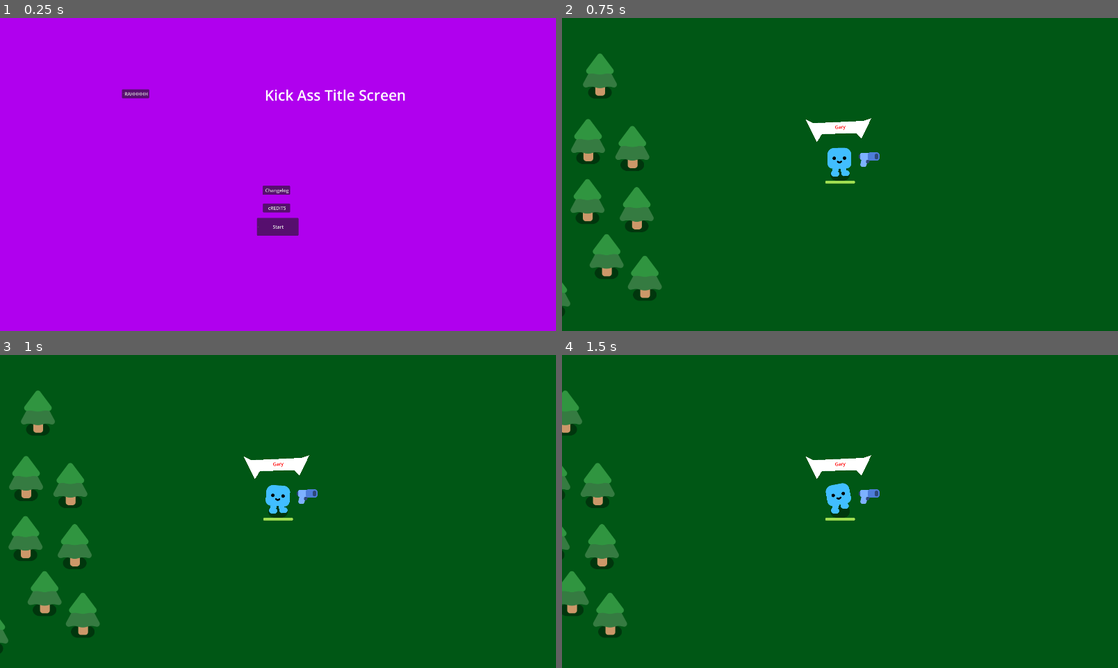
Above: before the commit, frames 1-4 (two rows, left to right).
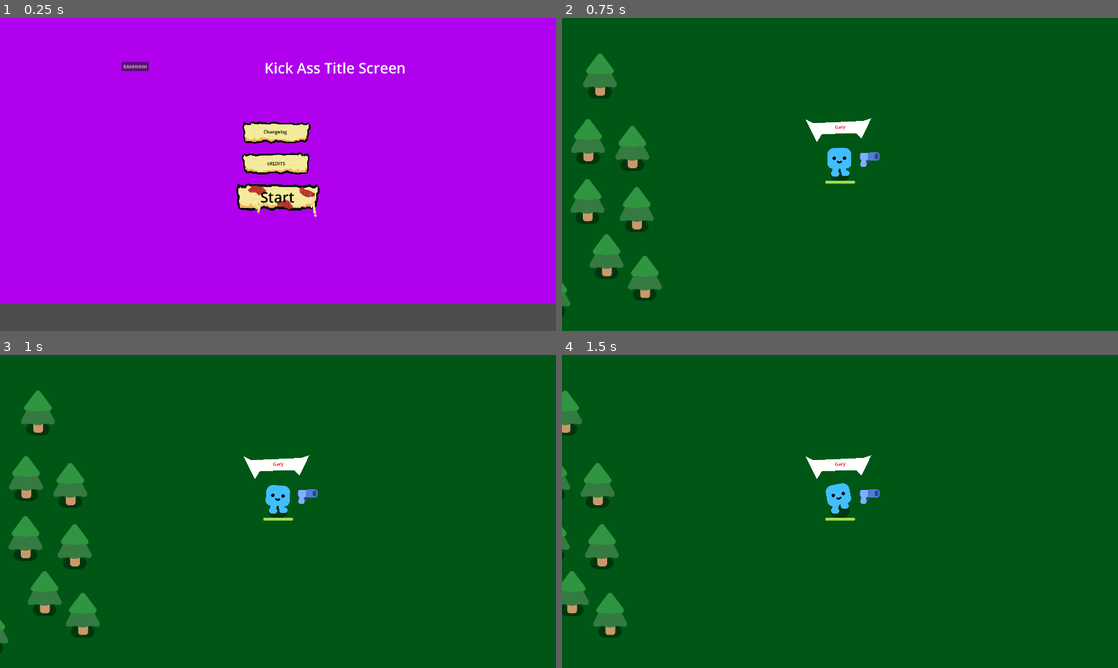
Above: after the commit, the same moments.

Repository: OcksDev/PizzaSurvivors
Game: Godot game, scene res://main_menu.tscn
Two runs of this game, one before a commit and one after it. Both use one fixed random seed, a clock stepped at 60 frames per second and the inputs below.
Inputs:
- Up to frame 1 (0.25 s): no input
- Up to frame 2 (0.75 s): click "Start" at 0.5 s
- Up to frame 3 (1 s): no input
- Up to frame 4 (1.5 s): tap Enter at 1.25 s; hold D (move_right) from 1.28 s (still down)

The runs differ from the first frame. In frame 1, 13% of the frame differs, in the area x 0-100%, y 0-100%; in frame 2, nothing differs; in frame 3, nothing differs; in frame 4, nothing differs.

Commit message:
main menu pizza icons added to buttons

Diff:
--- a/main_menu.tscn
+++ b/main_menu.tscn
@@ -1,9 +1,9 @@
-[gd_scene load_steps=4 format=3 uid="uid://c2ulo6dgbvcf0"]
+[gd_scene load_steps=5 format=3 uid="uid://c2ulo6dgbvcf0"]
 
 [ext_resource type="Script" uid="uid://bo5hsit1wovte" path="res://main_menu.gd" id="1_06t4h"]
 [ext_resource type="PackedScene" uid="uid://dbl6hwa0v1ug3" path="res://game.tscn" id="2_7vrkn"]
-
-[sub_resource type="CanvasTexture" id="CanvasTexture_feb5d"]
+[ext_resource type="Texture2D" uid="uid://qqqto015vns6" path="res://main_menu_assets/pizza_button_with_pepperoni.png" id="3_fu7sn"]
+[ext_resource type="Texture2D" uid="uid://dx017wlltbnqy" path="res://main_menu_assets/pizza_button.png" id="3_jix8l"]
 
 [node name="MainMenu" type="CanvasLayer"]
 script = ExtResource("1_06t4h")
@@ -13,6 +13,10 @@
 anchors_preset = 15
 anchor_right = 1.0
 anchor_bottom = 1.0
+offset_left = -1.0
+offset_top = -94.0
+offset_right = -1.0
+offset_bottom = -94.0
 grow_horizontal = 2
 grow_vertical = 2
 color = Color(0.690695, 0.00276425, 0.932588, 1)
@@ -24,7 +28,6 @@
 offset_right = 515.0
 offset_bottom = 277.0
 text = "RAHHHHH"
-icon = SubResource("CanvasTexture_feb5d")
 
 [node name="RichTextLabel" type="RichTextLabel" parent="ColorRect"]
 layout_mode = 1
@@ -44,32 +47,55 @@
 horizontal_alignment = 1
 vertical_alignment = 1
 
+[node name="PizzaButton2" type="Sprite2D" parent="ColorRect"]
+texture_filter = 1
+position = Vector2(952, 511)
+scale = Vector2(1.3, 1.3)
+texture = ExtResource("3_jix8l")
+
 [node name="changelog" type="Button" parent="ColorRect"]
+modulate = Color(0, 0, 0, 1)
 layout_mode = 0
-offset_left = 907.0
-offset_top = 579.0
-offset_right = 1001.0
-offset_bottom = 610.0
+offset_left = 845.0
+offset_top = 453.0
+offset_right = 1059.0
+offset_bottom = 520.0
 text = "Changelog"
-icon = SubResource("CanvasTexture_feb5d")
+flat = true
+
+[node name="PizzaButton" type="Sprite2D" parent="ColorRect"]
+texture_filter = 1
+position = Vector2(957, 618)
+scale = Vector2(1.3, 1.3)
+texture = ExtResource("3_jix8l")
+flip_h = true
 
 [node name="credits" type="Button" parent="ColorRect"]
+modulate = Color(0, 0, 0, 1)
 layout_mode = 0
-offset_left = 908.0
-offset_top = 640.0
-offset_right = 1002.0
-offset_bottom = 671.0
+offset_left = 844.0
+offset_top = 565.0
+offset_right = 1066.0
+offset_bottom = 626.0
 text = "cREDITS"
-icon = SubResource("CanvasTexture_feb5d")
+flat = true
+
+[node name="PizzaButtonWithPepperoni" type="Sprite2D" parent="ColorRect"]
+texture_filter = 1
+position = Vector2(956, 739)
+scale = Vector2(1.6, 1.6)
+texture = ExtResource("3_fu7sn")
 
 [node name="start" type="Button" parent="ColorRect"]
+modulate = Color(0, 0, 0, 1)
 layout_mode = 0
-offset_left = 887.0
-offset_top = 690.0
-offset_right = 1031.0
-offset_bottom = 751.0
+offset_left = 820.0
+offset_top = 673.0
+offset_right = 1098.0
+offset_bottom = 750.0
+theme_override_font_sizes/font_size = 50
 text = "Start"
-icon = SubResource("CanvasTexture_feb5d")
+flat = true
 
 [connection signal="pressed" from="ColorRect/RAHHH" to="." method="_on_rahhh_pressed"]
 [connection signal="pressed" from="ColorRect/changelog" to="." method="_on_changelog_pressed"]
Binary file added: main_menu_assets/pizza_button.png
Not shown, added: main_menu_assets/pizza_button.png.import
Binary file added: main_menu_assets/pizza_button_with_pepperoni.png
Not shown, added: main_menu_assets/pizza_button_with_pepperoni.png.import
